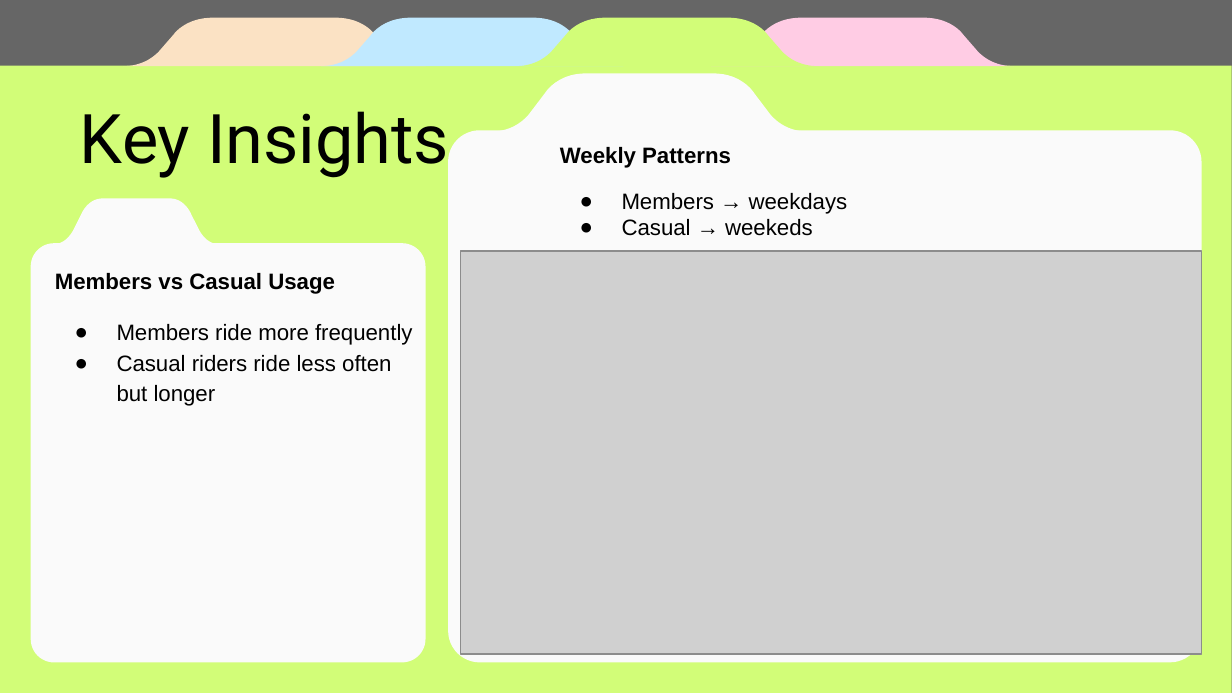
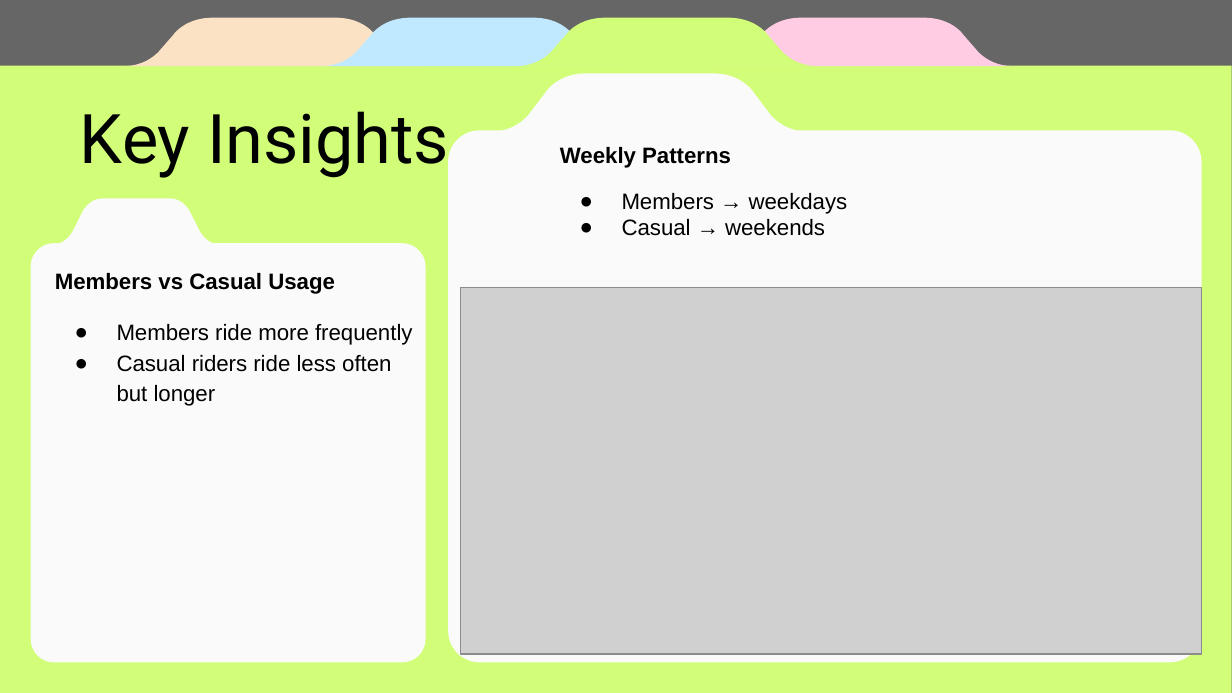
Before and after one commit to WojciechCzarny/cyclistic-bike-share-analysis, a slide deck: slide 6 of cyclistic_presentation.pptx. Drawn at 1232x693 pixels with LibreOffice and Linux fonts; fonts in the diff are those of the drawing; grey boxes stand for pictures. Boxes give left, top, right and bottom in pixels: in the first picture for what was removed or moved away, otherwise in the second. Text is boxed around its words. In the diff, an @@ line names an element or a change of style, - is before the commit and + after.

Commit message:
Typo & chart covering some text fixed.

```diff
--- a/cyclistic_presentation.pptx
+++ b/cyclistic_presentation.pptx
@@ subtitle at box(622, 219, 825, 236): text changed @@
-● Casual → weekeds
+● Casual → weekends
@@ picture: place and size @@
-picture at box(461, 251, 1201, 654)
+picture at box(461, 287, 1201, 654)
```
